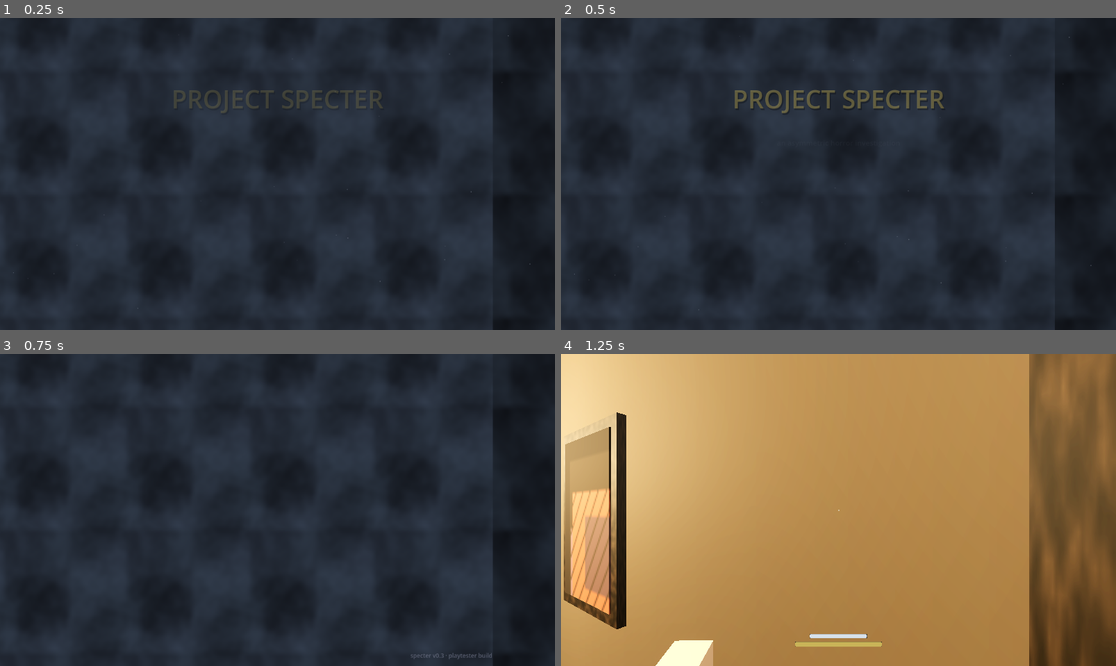
Above: before the commit, frames 1-4 (two rows, left to right).
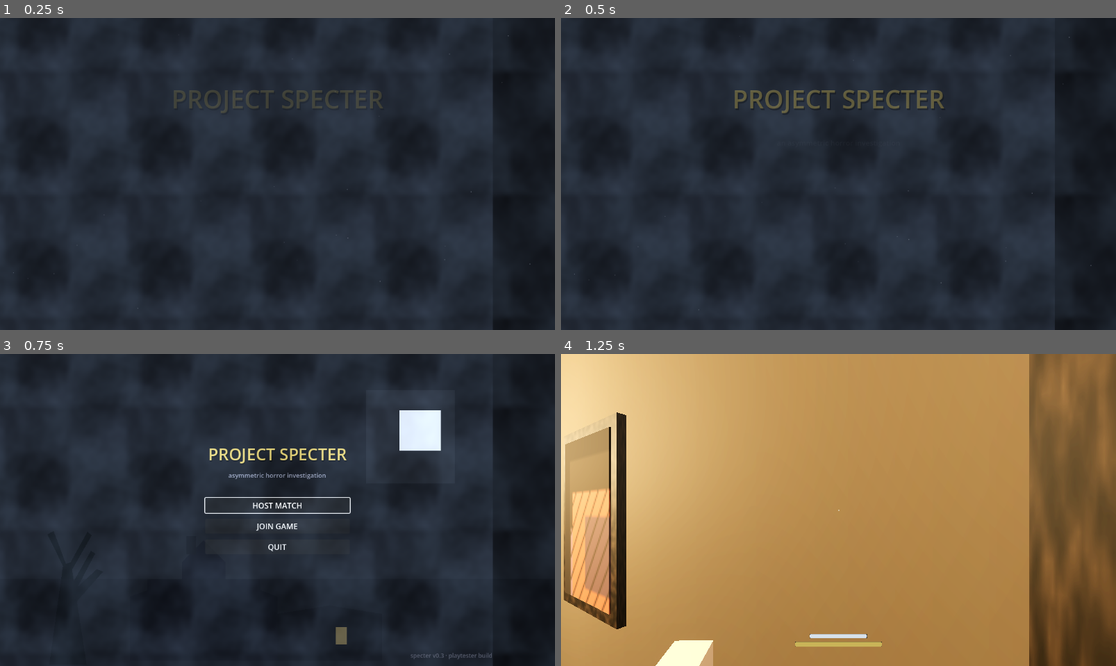
Above: after the commit, the same moments.

Repository: blastbeng/ProjectSpecterV2
Game: Godot game, scene res://scenes/boot.tscn
The game is run twice, just before and just after one commit, with the same random seed, the same clock (stepped at 60 frames per second) and the same inputs.
Inputs (mouse positions are in pixels of both pictures, inside the frame that each line leads up to):
- Up to frame 1 (0.25 s): no input
- Up to frame 2 (0.5 s): no input
- Up to frame 3 (0.75 s): tap Enter (ui_accept) at 0.5 s; move the mouse to (399, 494) at 0.52 s; hold Right (ui_right) from 0.53 s (still down); tap Q at 0.6 s; click (399, 494) at 0.67 s
- Up to frame 4 (1.25 s): keep holding Right (ui_right); tap Enter (ui_accept) at 0.77 s

Frames 1-2 are identical in both runs. In frame 3, 2.1% of the frame differs, in the area x 36-80%, y 18-94%; in frame 4, nothing differs.
Error in both runs: Invalid access to property or key 'font_size' on a base object of type 'Theme'. (res://scripts/ui/ui_theme.gd:62)

Commit message:
fix: keep menu bg below tscn UI children so backdrop and buttons stay visible

Diff:
--- a/scripts/ui/menu.gd
+++ b/scripts/ui/menu.gd
@@ -13,6 +13,7 @@
 	bg.color = UITheme.BG
 	bg.set_anchors_preset(Control.PRESET_FULL_RECT)
 	add_child(bg)
+	move_child(bg, 0)  # bg must sit below the tscn UI children or it hides them
 	add_child(UITheme.ambient_fog_layer())
 	_build_backdrop()
 	host_button.pressed.connect(_on_host)
